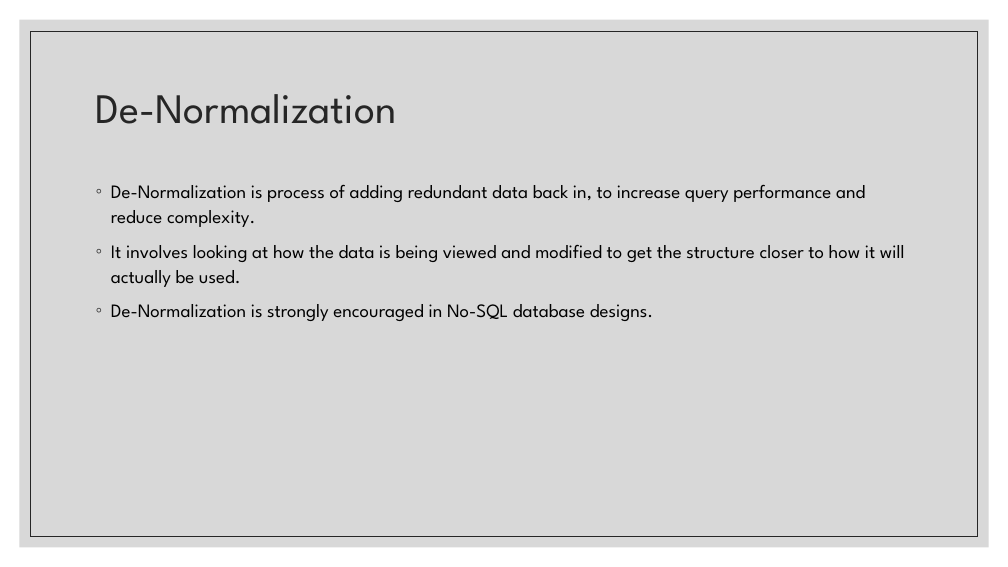
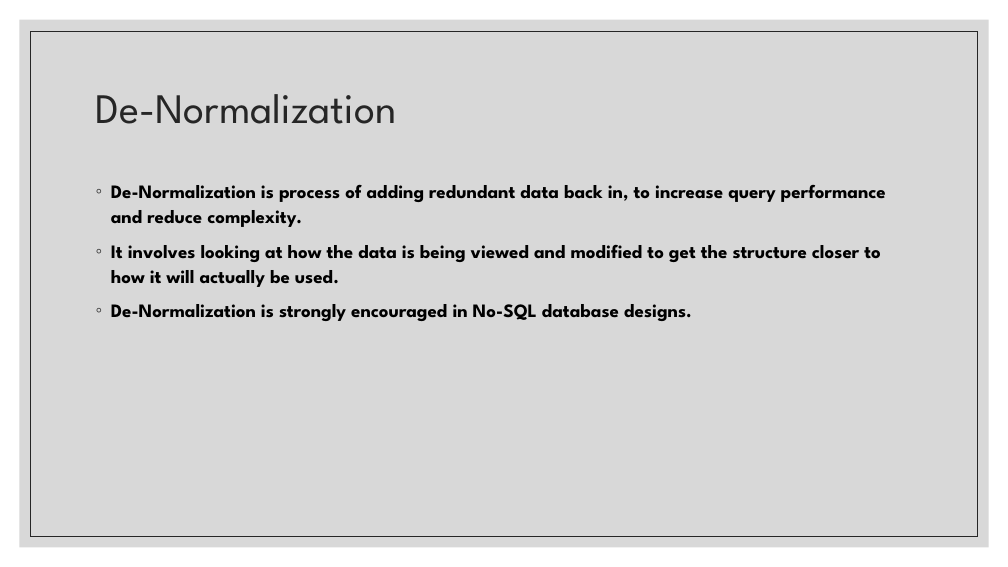
Before and after one commit to zackstotts/base-node-curriculum, a slide deck: slide 27 of unit_03/slides/01 Intro to MongoDB.pptx. Drawn at 1008x567 pixels with LibreOffice and Linux fonts; fonts in the diff are those of the drawing. Boxes give left, top, right and bottom in pixels: in the first picture for what was removed or moved away, otherwise in the second. Text is boxed around its words. In the diff, an @@ line names an element or a change of style, - is before the commit and + after.

```diff
--- a/unit_03/slides/01 Intro to MongoDB.pptx
+++ b/unit_03/slides/01 Intro to MongoDB.pptx
@@ text "De-Normalization is process of adding ..." at [111, 184, 886, 321]: bold on @@
```
Also in this commit, not shown: 1 other slide changed, 3 slides added.
